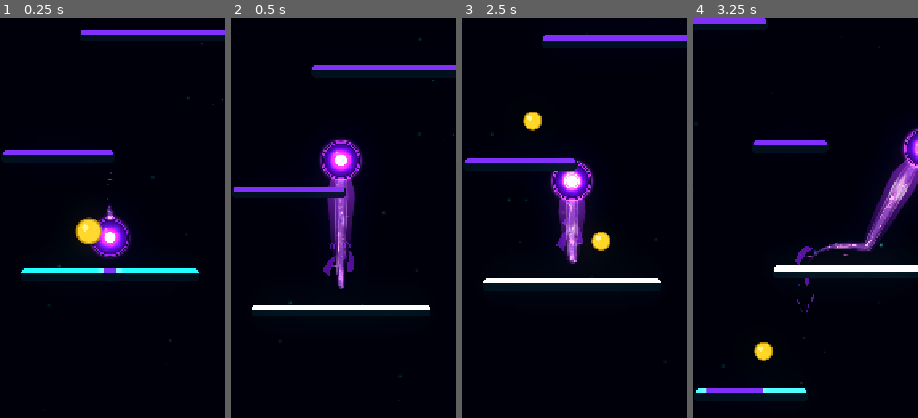
Above: before the commit, frames 1-4 (left to right).
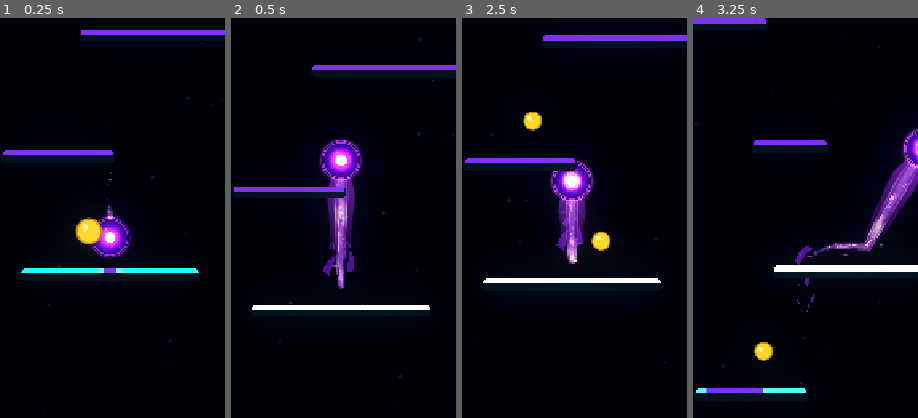
Above: after the commit, the same moments.

Repository: Kryodo/TowerJump
Game: Godot game, scene res://scenes/main.tscn
Same seed, same stepped clock (60 frames per second), same inputs: the game is played once before the commit and once after it.
Inputs (mouse positions are % of the whole screen's width and height, from its top left):
- Up to frame 1 (0.25 s): no input
- Up to frame 2 (0.5 s): no input
- Up to frame 3 (2.5 s): move the mouse to (72, 45) at 0.52 s; hold Right (ui_right) 0.53-1.25 s; click (72, 45) at 0.67 s; drag from (30, 55) to (47, 31) at 1.27 s; click "Nochmal spielen" at 2 s
- Up to frame 4 (3.25 s): move the mouse to (60, 28) at 2.77 s; hold Right (ui_right) from 2.78 s (still down)
The pictures show only the part of the screen within x 26-76%, y 26-76%; the shares and areas given below are measured in that part.

Frame 1 is identical in both runs. In frame 2, 0.3% of the frame differs, in the area x 45-52%, y 45-53%; in frame 3, 0.3%; in frame 4, 0.7%, in the area x 77-97%, y 39-56%.

Commit message:
Coordinate landing reverse flash and scheduled full-ribbon releases

Diff:
--- a/scripts/ball_trail.gd
+++ b/scripts/ball_trail.gd
@@ -23,6 +23,10 @@
 
 @export_category("Comet Shedding")
 @export var shedding_enabled: bool = true
+
+@export_category("Energy Release")
+@export_range(1, 20, 1) var full_release_every_landings: int = 5
+@export_range(0.0, 1.0, 0.01) var full_release_filament_chance: float = 0.72
 
 @onready var _energy_line: Line2D = $EnergyLine
 @onready var _trail_aura: Line2D = $TrailAura
@@ -49,10 +53,12 @@
 var _energy_filaments: Array[Dictionary] = []
 var _pulse_active: bool = false
 var _pulse_progress: float = -1.0
-var _pulse_cooldown: float = 0.55
 var _pulse_filament_progress: float = 0.48
 var _pulse_filament_enabled: bool = false
 var _pulse_filament_spawned: bool = false
+var _confirmed_landing_count: int = 0
+var _landing_release_pending: bool = false
+var _landing_release_after_reverse: bool = false
 
 var _landing_approach_platform: Node2D = null
 var _landing_anticipation_target: float = 0.0
@@ -65,11 +71,11 @@
 var _landing_rim_elapsed: float = -1.0
 var _landing_rim_strength: float = 0.0
 
-# Ambient pulses remain occasional; landing discharge sweeps quickly through inner energy only.
+# Full-ribbon releases are landing-driven; the inward discharge remains the regular landing response.
 const ENERGY_PULSE_SPEED: float = 0.62
 const ENERGY_PULSE_END: float = 0.94
 const ENERGY_FILAMENT_MAX_ACTIVE: int = 8
-const LANDING_TRAIL_KICK_DURATION: float = 0.22
+const LANDING_TRAIL_KICK_DURATION: float = 0.32
 const LANDING_CONFIRMATION_DURATION: float = 0.26
 const LANDING_RIM_CONFIRMATION_DURATION: float = 0.38
 const LANDING_ANTICIPATION_RESPONSE: float = 10.0
@@ -92,7 +98,6 @@
 	z_index = -1
 	_previous_ball_position = global_position
 	_visual_rng.randomize()
-	_pulse_cooldown = _visual_rng.randf_range(3.0, 4.5)
 	_ball_surface_radius = _measure_ball_surface_radius()
 	if _unified_shape != null:
 		_unified_shape.mesh = ArrayMesh.new()
@@ -643,17 +648,21 @@
 
 
 func _start_landing_response() -> void:
-	# Keep the ambient travelling pulse and its filament schedule untouched.
-	# The landing discharge gets its own short moving front through the ribbon.
+	# Core and rim confirmation remain available on every physical landing.
+	# The inward trail flash is sequenced independently from the full-ribbon release.
 	_landing_approach_platform = null
 	_landing_anticipation_target = 0.0
 	_landing_confirmation_elapsed = 0.0
 	_landing_confirmation_strength = 0.0
 	_landing_rim_elapsed = 0.0
 	_landing_rim_strength = 0.0
+
+
+func _start_landing_reverse_flash(release_after_reverse: bool) -> void:
 	_landing_trail_kick_elapsed = 0.0
 	_landing_trail_kick_strength = 0.0
-	_landing_trail_kick_progress = 0.0
+	_landing_trail_kick_progress = 1.0
+	_landing_release_after_reverse = release_after_reverse
 
 func _update_landing_response(delta: float) -> void:
 	var response: float = 1.0 - exp(-LANDING_ANTICIPATION_RESPONSE * delta)
@@ -699,9 +708,14 @@
 			1.0
 		)
 		if _landing_trail_kick_elapsed >= LANDING_TRAIL_KICK_DURATION:
+			var launch_release_after_reverse: bool = _landing_release_after_reverse
+			_landing_release_after_reverse = false
 			_landing_trail_kick_elapsed = -1.0
 			_landing_trail_kick_strength = 0.0
 			_landing_trail_kick_progress = 0.0
+			if launch_release_after_reverse and not _start_energy_pulse():
+				# Keep the release queued if the trail isn't long enough this frame.
+				_landing_release_pending = true
 	else:
 		_landing_trail_kick_strength = 0.0
 		_landing_trail_kick_progress = 0.0
@@ -732,6 +746,33 @@
 		return
 
 	_start_landing_response()
+
+	# The cadence counts confirmed landings only. A pending release is a single
+	# queued event, never a backlog of overlapping full-ribbon pulses.
+	_confirmed_landing_count += 1
+	var release_interval: int = maxi(full_release_every_landings, 1)
+	if _confirmed_landing_count % release_interval == 0:
+		_landing_release_pending = true
+
+	if _pulse_active:
+		# While the full-ribbon release is travelling outward, suppress the
+		# inward flash. Any queued release waits for a later eligible landing.
+		_landing_trail_kick_elapsed = -1.0
+		_landing_trail_kick_strength = 0.0
+		_landing_trail_kick_progress = 0.0
+		_landing_release_after_reverse = false
+	elif _landing_trail_kick_elapsed >= 0.0:
+		# Do not restart a reverse flash already in motion; attach a due release
+		# to its completion instead.
+		if _landing_release_pending:
+			_landing_release_after_reverse = true
+			_landing_release_pending = false
+	else:
+		var release_after_reverse: bool = _landing_release_pending
+		_start_landing_reverse_flash(release_after_reverse)
+		if release_after_reverse:
+			_landing_release_pending = false
+
 	if not shedding_enabled:
 		return
 
@@ -1166,20 +1207,18 @@
 
 
 func _update_energy_pulse(delta: float) -> void:
-	# A pulse travels from the orb toward the tail. Both shaders receive the
-	# same progress so the translucent skin, aura edges, and inner current flash together.
-	if (
-		_latest_trail_path.size() < 6
-		or _latest_trail_total_distance < 70.0
-	):
-		_pulse_active = false
-		_pulse_progress = -1.0
-		_pulse_cooldown = maxf(_pulse_cooldown, 3.0)
-	else:
-		if not _pulse_active:
-			_pulse_cooldown -= delta
-			if _pulse_cooldown <= 0.0:
-				_start_energy_pulse()
+	# A scheduled full-ribbon pulse travels from the orb toward the tail.
+	# This function only advances a pulse after a landing sequence has launched it.
+	if _pulse_active:
+		if (
+			_latest_trail_path.size() < 6
+			or _latest_trail_total_distance < 70.0
+		):
+			# If the trail briefly becomes invalid mid-pulse, retry only after a
+			# future eligible landing rather than launching into an empty ribbon.
+			_pulse_active = false
+			_pulse_progress = -1.0
+			_landing_release_pending = true
 		else:
 			var previous_progress: float = _pulse_progress
 			_pulse_progress = minf(_pulse_progress + delta * ENERGY_PULSE_SPEED, 1.0)
@@ -1196,7 +1235,6 @@
 			if _pulse_progress >= ENERGY_PULSE_END:
 				_pulse_active = false
 				_pulse_progress = -1.0
-				_pulse_cooldown = _visual_rng.randf_range(5.0, 7.0)
 
 	var progress_for_shader: float = _pulse_progress if _pulse_active else -1.0
 	var strength_for_shader: float = 1.0 if _pulse_active else 0.0
@@ -1211,14 +1249,21 @@
 			shader_material.set_shader_parameter("pulse_strength", strength_for_shader)
 
 
-func _start_energy_pulse() -> void:
+func _start_energy_pulse() -> bool:
+	if (
+		_pulse_active
+		or _latest_trail_path.size() < 6
+		or _latest_trail_total_distance < 70.0
+	):
+		return false
+
 	_pulse_active = true
 	_pulse_progress = 0.0
 	_pulse_filament_progress = _visual_rng.randf_range(0.34, 0.67)
-	# Keep the ribbon lively, not electrically noisy: most pulses create a
-	# filament, while some remain pure travelling illumination.
-	_pulse_filament_enabled = _visual_rng.randf() < 0.72
+	# The release has a configurable chance to spawn its outward filament.
+	_pulse_filament_enabled = _visual_rng.randf() < clampf(full_release_filament_chance, 0.0, 1.0)
 	_pulse_filament_spawned = false
+	return true
 
 
 func _spawn_pulse_filament(progress: float) -> void:
